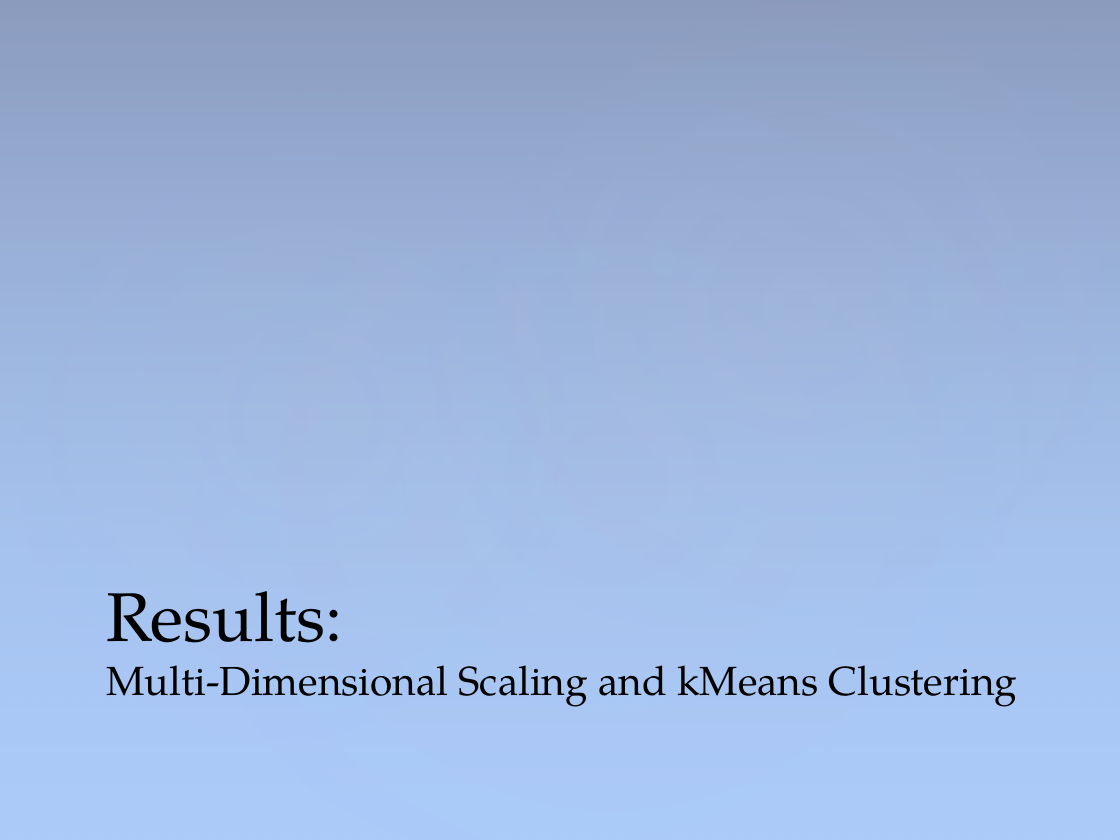
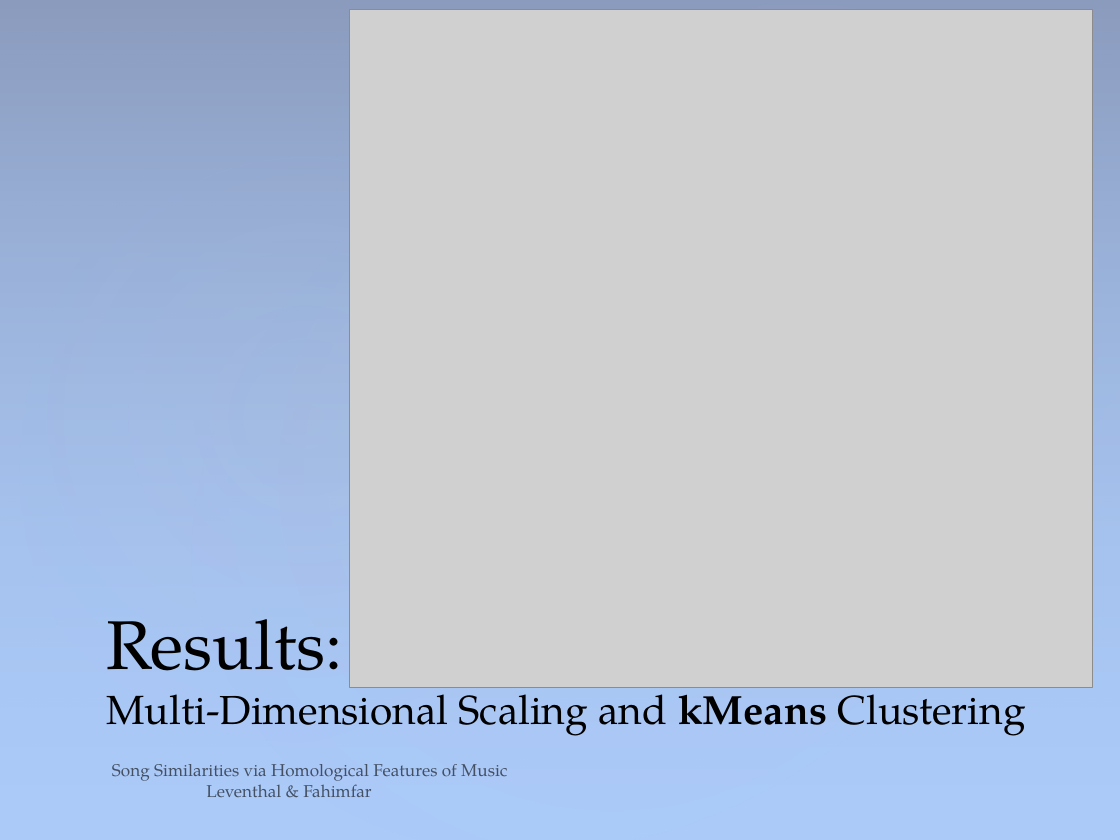
Before and after one commit to sam-lev/Classifications-Of-Songs-via-Homology-of-Chroma-Features, a slide deck: slide 15 of project/presentation/PresentationPowerPoint.pptx (slide 12 before the commit). Drawn at 1120x840 pixels with LibreOffice and Linux fonts; fonts in the diff are those of the drawing; grey boxes stand for pictures. Boxes give left, top, right and bottom in pixels: in the first picture for what was removed or moved away, otherwise in the second. Text is boxed around its words. In the diff, an @@ line names an element or a change of style, - is before the commit and + after.

Commit message:
presentation and started shortloop and counting homological features in songs and their size to approximate which keys

```diff
--- a/project/presentation/PresentationPowerPoint.pptx
+++ b/project/presentation/PresentationPowerPoint.pptx
@@ picture added at bbox=[349, 10, 1092, 688] @@
@@ title "Results: Multi-Dimensional Scaling and kMeans ..." at bbox=[106, 619, 1025, 736]: bold on in "kMeans" @@
@@ text added at bbox=[112, 764, 507, 797], 11 pt, text #000000 at 60% opacity @@
+Song Similarities via Homological Features of Music Leventhal & Fahimfar
```
Also in this commit, not shown: 12 other slides changed, 9 slides added, 4 slides removed, 38 other files.
